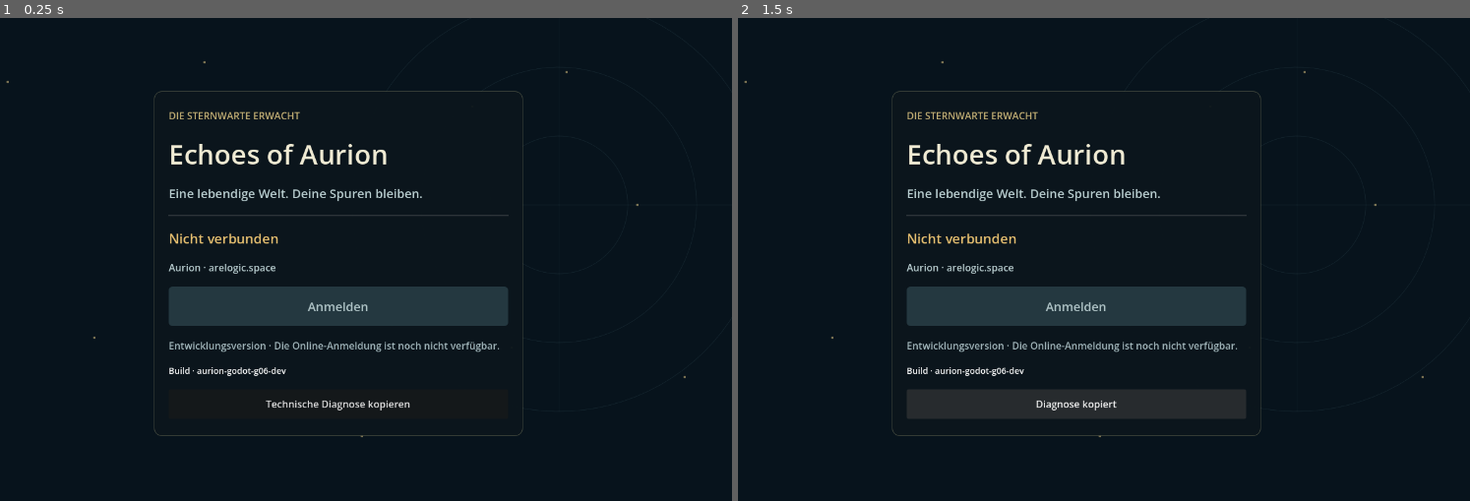
Above: before the commit, frames 1-2 (left to right).
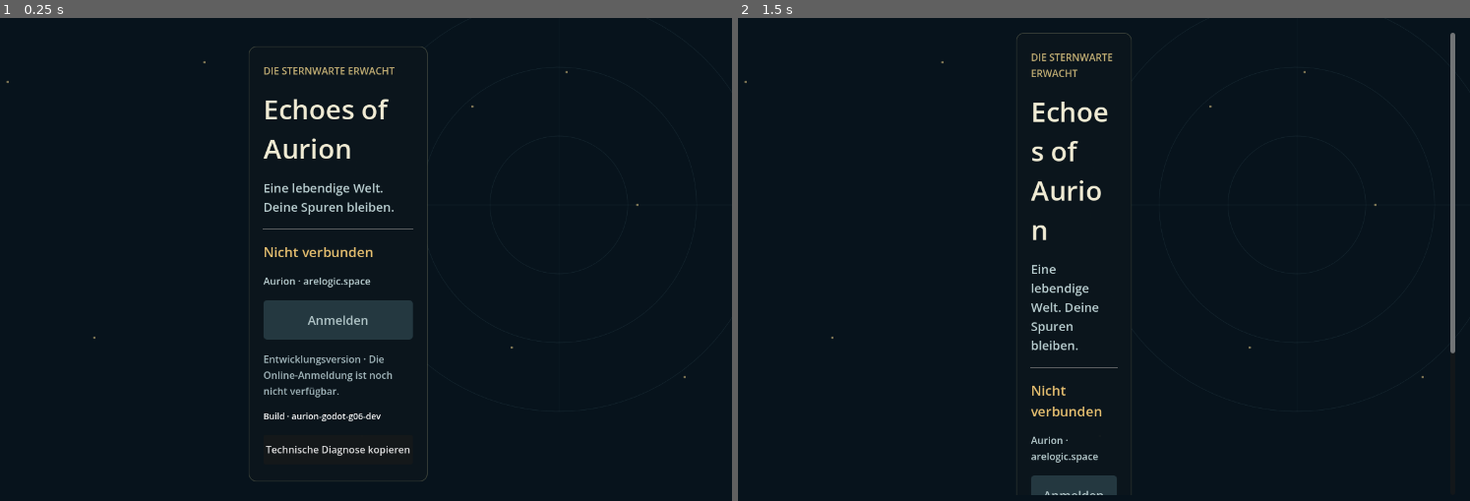
Above: after the commit, the same moments.

Repository: OuroborosCollective/Echoes_of_Aurion
Game: Godot game, scene res://app/main.tscn
Same seed, same stepped clock (60 frames per second), same inputs: the game is played once before the commit and once after it.
Inputs (mouse positions are in pixels of both pictures, inside the frame that each line leads up to):
- Up to frame 1 (0.25 s): no input
- Up to frame 2 (1.5 s): click "Technische Diagnose kopieren" at 0.5 s; click (1074, 404) at 1.25 s, where only the run before the commit has a clickable "Diagnose kopiert"

The runs differ from the first frame. In frame 1, 7.8% of the frame differs, in the area x 20-72%, y 5-96%; in frame 2, 10%, in the area x 20-98%, y 3-99%.
Error after the commit: Parse Error: The member "Projection" cannot have the same name as a builtin type. (res://ui/screens/world_authoring_studio.gd:4)

Commit message:
feat(godot): mount native authoring panel only in confirmed zone and clear on session reset

Diff:
--- a/godot-client/app/main.gd
+++ b/godot-client/app/main.gd
@@ -22,6 +22,8 @@
 const ChunkTerrain = preload("res://world/chunk_terrain.gd")
 const Terrain3DConfirmed = preload("res://world/terrain3d_confirmed.gd")
 const InputAdapter = preload("res://app/input_adapter.gd")
+const WorldStudio = preload("res://ui/screens/world_authoring_studio.gd")
+const ConfirmedDesigns = preload("res://world/confirmed_world_designs.gd")
 const PUBLIC_APPEARANCE_REFRESH_MS := 10000
 const COMBAT_NOTICE_DURATION_MS := 2000
 const WORLD_STALE_AFTER_MS := 1000
@@ -58,6 +60,8 @@
 @onready var starter_village_visuals: Node3D = $WorldView/Live3D/World/StarterVillageVisuals
 @onready var terrain3d_host: Node3D = $WorldView/Live3D/World/ConfirmedTerrain3D
 
+var _world_studio: Control
+var _world_design_proxies: Node3D
 var _diagnostics = TechnicalDiagnostics.new()
 var _movement = InputAdapter.new()
 var _config: Dictionary
@@ -174,6 +178,19 @@
 	%PlanB.pressed.connect(func(): zone_map.arm_plan("B"))
 	%PlanHouse.pressed.connect(func(): zone_map.arm_plan("Haus"))
 	world_toggle.pressed.connect(_toggle_world_diagnostics)
+	_world_design_proxies = ConfirmedDesigns.new()
+	_world_design_proxies.name = "ConfirmedWorldDesignProxies"
+	$WorldView/Live3D/World.add_child(_world_design_proxies)
+	_world_studio = WorldStudio.new()
+	_world_studio.name = "WorldStudio"
+	add_child(_world_studio)
+	_world_studio.confirmed_world.connect(_on_world_design_confirmed)
+	var studio_button := Button.new()
+	studio_button.name = "WorldStudioButton"
+	studio_button.text = "Weltstudio"
+	studio_button.custom_minimum_size.y = 48
+	studio_button.pressed.connect(_open_world_studio)
+	$WorldHUD/WorldBar.add_child(studio_button)
 	login.disabled = true
 	if not _configuration_valid():
 		status.text = "Konfiguration ungültig"
@@ -285,6 +302,10 @@
 
 func _reset_projection() -> void:
 	# An old HTTP completion/actor must not survive a new authenticated zone.
+	if _world_studio != null:
+		_world_studio.close_session()
+	if _world_design_proxies != null:
+		_world_design_proxies.clear()
 	if _appearance_api != null:
 		_appearance_api.cancel()
 	if _remote_api != null:
@@ -438,6 +459,8 @@
 	login.text = "Verbunden"
 	login.disabled = true
 	_show_3d()
+	if _world_studio != null:
+		_world_studio.configure(_auth_start, _config.server_base_url, _confirmed_zone.connection_id())
 	# The authenticated optional reader cannot invalidate the v5 zone transport.
 	if _appearance_api != null and not _appearance_api.request_self(_config.server_base_url, _confirmed_zone.connection_id()):
 		_appearance_diagnostic = "Erscheinung derzeit nicht abrufbar"
@@ -1191,3 +1214,15 @@
 	_chunk_diagnostic = "" if village_ok else starter_village_visuals.diagnostic
 	_update_3d_status()
 	return true
+
+func _open_world_studio() -> void:
+	if _world_studio == null or not _confirmed_zone.has_state() or _zone_socket.state_name() != "connected" or _lifecycle.is_suspended():
+		return
+	_cancel_move_intent()
+	_world_studio.open_studio()
+
+func _on_world_design_confirmed(readback: Dictionary) -> void:
+	if not _confirmed_zone.has_state() or _zone_socket.state_name() != "connected" or _lifecycle.is_suspended():
+		return
+	if _world_design_proxies != null:
+		_world_design_proxies.apply_confirmed(readback)
